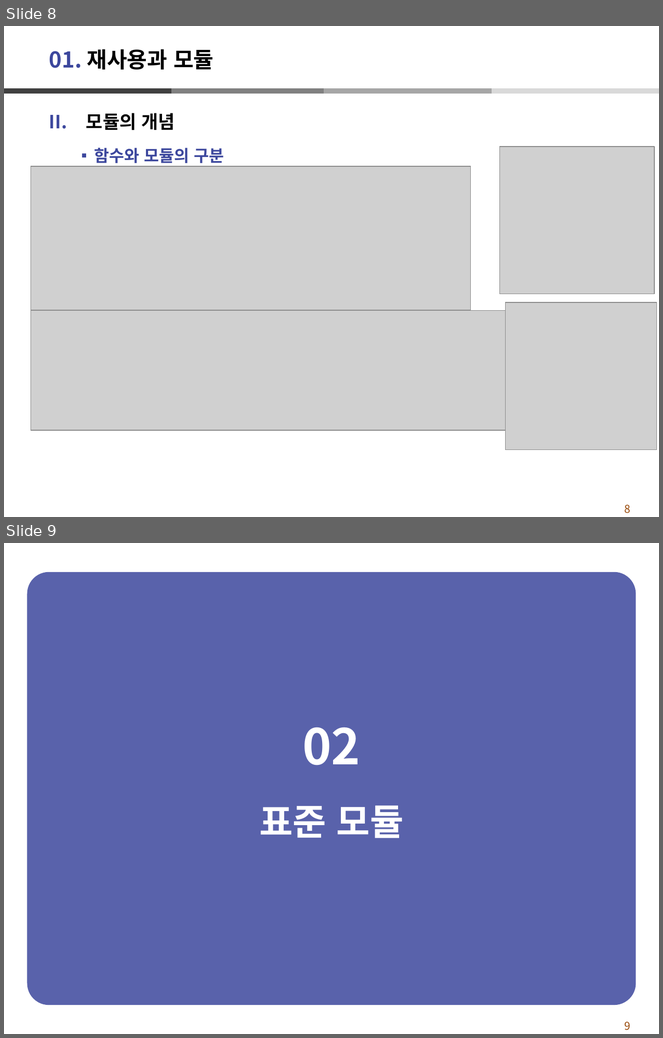
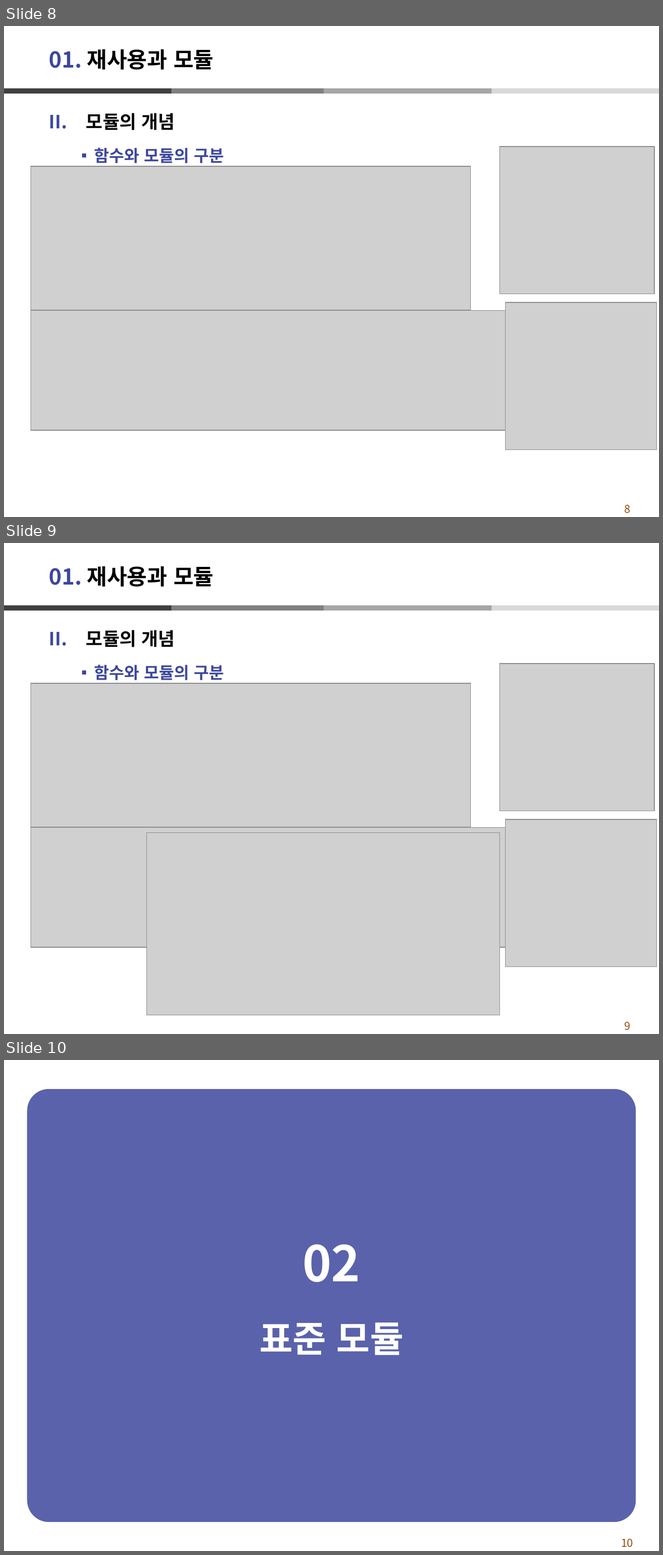
Before and after one commit to dndxor/BCPy, a slide deck: Ch12_모듈.pptx. Shown one above the other, each under a label of ours: slides 8 and 9 before the commit, slides 8, 9 and 10 after it. The pictures are 663x1038 and 663x1555 pixels, drawn with LibreOffice and Linux fonts; fonts in the diff are those of the drawing; grey boxes stand for pictures. Boxes give left, top, right and bottom in pixels: in the first picture for what was removed or moved away, otherwise in the second. Text is boxed around its words. In the diff, an @@ line names an element or a change of style, - is before the commit and + after.

```diff
--- a/Ch12_모듈.pptx
+++ b/Ch12_모듈.pptx
@@ slide 9 added at [4, 543, 659, 1034], background #FFFFFF; not listed: 5 template elements that a slide beside it also shows @@
@@ title added at [49, 566, 214, 587], 24 pt, text #000000, bold @@
+01. 재사용과 모듈
@@ text added at [86, 630, 224, 683], 18 pt, text #3C479D, bold @@
+II. 모듈의 개념
+    ▪ 함수와 모듈의 구분
@@ picture added at [500, 664, 655, 811] @@
@@ picture added at [31, 683, 471, 827] @@
@@ picture added at [505, 820, 657, 967] @@
@@ picture added at [31, 827, 507, 947] @@
@@ picture added at [147, 833, 500, 1015] @@
@@ what was slide 9 is now slide 10 @@
@@ page number at [621, 1539, 633, 1548]: text changed @@
-9
+10
```
Also in this commit, not shown: 1 slide changed, 42 other files.
